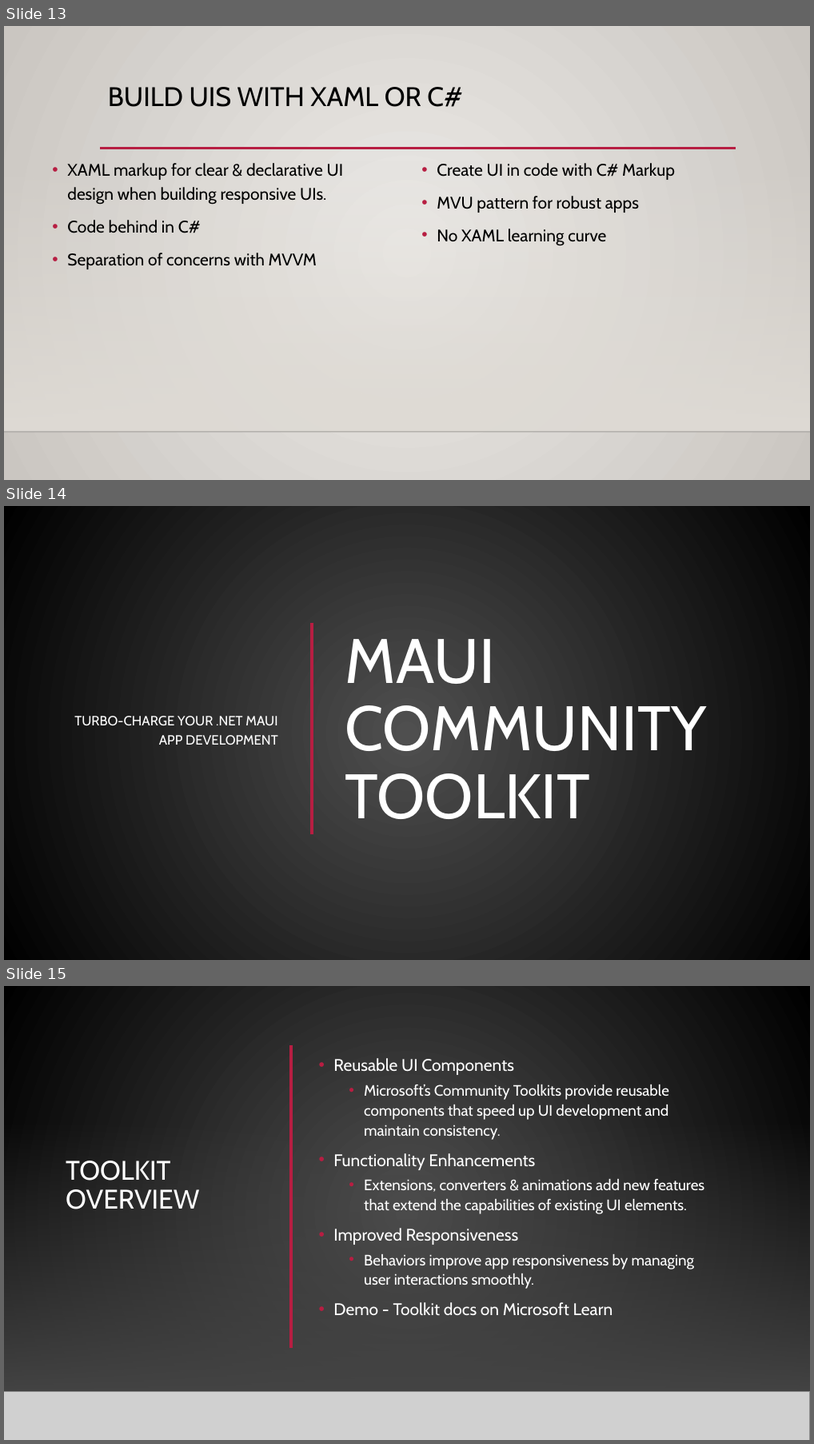
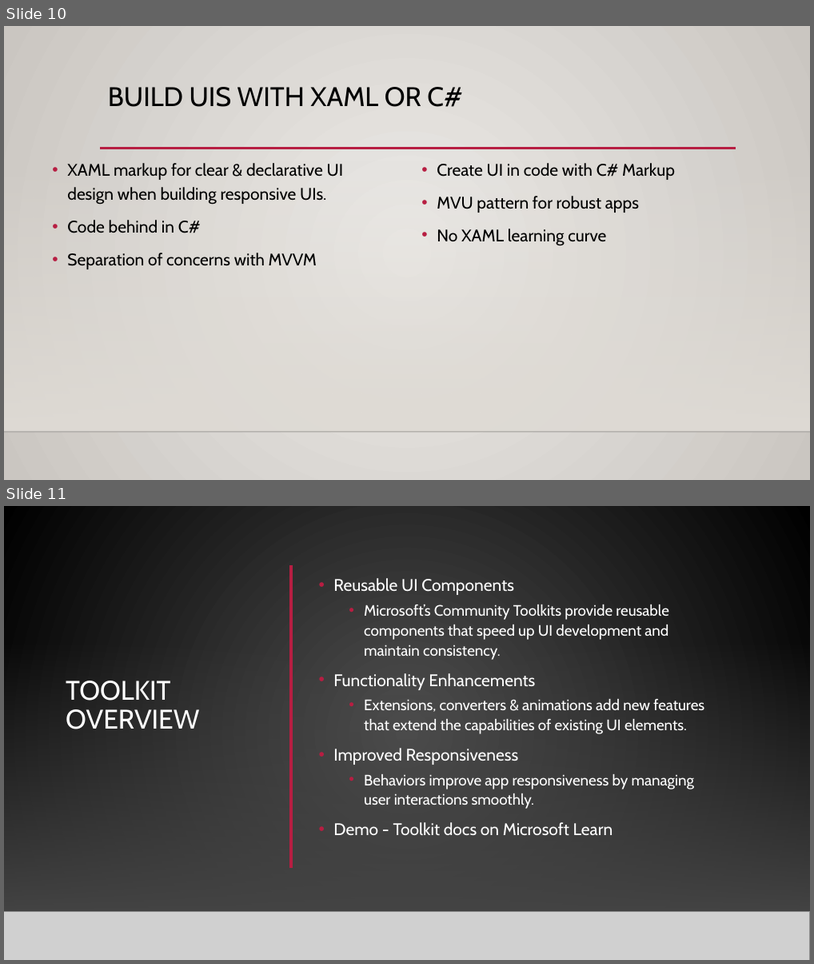
Before and after one commit to alvinashcraft/speaking, a slide deck: 2026/0115_CodeMash/Maui Toolkit/Create Multi-Platform Apps with .NET.pptx. Shown one above the other, each under a label of ours: slides 13, 14 and 15 before the commit, slides 10 and 11 after it. The pictures are 814x1444 and 814x964 pixels, drawn with LibreOffice and Linux fonts; fonts in the diff are those of the drawing; grey boxes stand for pictures; background and template pictures are left out. Boxes give left, top, right and bottom in pixels: in the first picture for what was removed or moved away, otherwise in the second. Text is boxed around its words. In the diff, an @@ line names an element or a change of style, - is before the commit and + after.

Commit message:
Update MAUI slides for codemash 2026

```diff
--- a/2026/0115_CodeMash/Maui Toolkit/Create Multi-Platform Apps with .NET.pptx
+++ b/2026/0115_CodeMash/Maui Toolkit/Create Multi-Platform Apps with .NET.pptx
@@ slide 14 removed at (x1=4, y1=506, x2=810, y2=960), background gradient #505050 to #000000; not listed: 2 template elements that a slide beside it also shows @@
@@ rectangle removed at (x1=4, y1=506, x2=810, y2=959) @@
@@ line removed from (312, 622) to (312, 834) @@
@@ rectangle removed at (x1=4, y1=640, x2=810, y2=912) @@
@@ title removed at (x1=346, y1=639, x2=707, y2=819) @@
-MAUI COMMUNITY TOOLKIT
@@ text removed at (x1=74, y1=716, x2=278, y2=744) @@
-TURBO-CHARGE YOUR .NET MAUI APP DEVELOPMENT
@@ line removed from (164, 739) to (735, 739) @@
@@ line removed from (100, 757) to (671, 757) @@
@@ picture removed at (x1=4, y1=912, x2=810, y2=960) @@
@@ line removed from (4, 912) to (810, 912) @@
@@ what was slide 13 is now slide 10 @@
@@ what was slide 15 is now slide 11 @@
```
Also in this commit, not shown: 4 slides changed, 1 slide added, 10 other slides removed.
